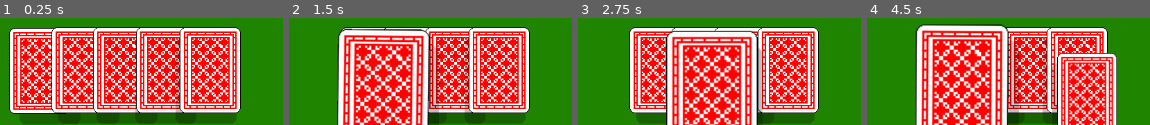
Above: before the commit, frames 1-4 (left to right).
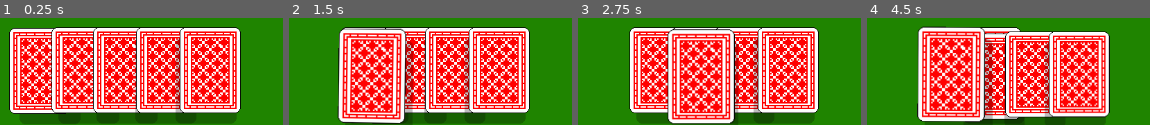
Above: after the commit, the same moments.

Repository: Dstough/card-game
Game: Godot game, scene res://scenes/Board.tscn
Two runs of this game, one before a commit and one after it. Both use one fixed random seed, a clock stepped at 60 frames per second and the inputs below.
Inputs (mouse positions are in pixels of both pictures, inside the frame that each line leads up to):
- Up to frame 1 (0.25 s): no input
- Up to frame 2 (1.5 s): click (328, 70) at 0.5 s; click (371, 70) at 1.25 s
- Up to frame 3 (2.75 s): click (702, 70) at 2 s
- Up to frame 4 (4.5 s): click (1033, 70) at 2.75 s; click (1076, 70) at 3.5 s; click (949, 70) at 4.25 s

The runs differ from the first frame. In frame 2, 25% of the frame differs, in the area x 16-54%, y 9-100%; in frame 3, 24%; in frame 4, 51%, in the area x 16-89%, y 5-100%.

Commit message:
Added burn away effect and fixed shadows a bit

Diff:
--- /dev/null
+++ b/materials/2d_perspective.tres
@@ -0,0 +1,12 @@
+[gd_resource type="ShaderMaterial" load_steps=2 format=3 uid="uid://bl4bs0vvvpve5"]
+
+[ext_resource type="Shader" path="res://shaders/2d_perspective.gdshader" id="1_43qyg"]
+
+[resource]
+resource_local_to_scene = true
+shader = ExtResource("1_43qyg")
+shader_parameter/fov = 90.0
+shader_parameter/cull_back = true
+shader_parameter/y_rot = 8.55e-06
+shader_parameter/x_rot = 8.55e-06
+shader_parameter/inset = 0.0
--- /dev/null
+++ b/materials/burn_away.tres
@@ -0,0 +1,18 @@
+[gd_resource type="ShaderMaterial" load_steps=4 format=3 uid="uid://dvvnq0vynjqf2"]
+
+[ext_resource type="Shader" path="res://shaders/burn_away.gdshader" id="1_kw433"]
+
+[sub_resource type="FastNoiseLite" id="FastNoiseLite_5dq87"]
+frequency = 0.0027
+
+[sub_resource type="NoiseTexture2D" id="NoiseTexture2D_xn1mp"]
+invert = true
+noise = SubResource("FastNoiseLite_5dq87")
+
+[resource]
+resource_local_to_scene = true
+shader = ExtResource("1_kw433")
+shader_parameter/dissolve_value = 1.0
+shader_parameter/burn_size = 0.1
+shader_parameter/burn_color = Color(1, 0.806, 0.03, 1)
+shader_parameter/dissolve_texture = SubResource("NoiseTexture2D_xn1mp")
--- a/scenes/card.tscn
+++ b/scenes/card.tscn
@@ -2,16 +2,8 @@
 
 [ext_resource type="Texture2D" uid="uid://c4a6otmqawo51" path="res://assets/Card_Back_Red.png" id="1_q2eq1"]
 [ext_resource type="Script" path="res://scripts/card.gd" id="1_q6g3j"]
-[ext_resource type="Shader" path="res://shaders/2d_perspective.gdshader" id="2_ukg5a"]
-
-[sub_resource type="ShaderMaterial" id="ShaderMaterial_yepu1"]
-resource_local_to_scene = true
-shader = ExtResource("2_ukg5a")
-shader_parameter/fov = 90.0
-shader_parameter/cull_back = true
-shader_parameter/y_rot = 8.55e-06
-shader_parameter/x_rot = 8.55e-06
-shader_parameter/inset = 0.0
+[ext_resource type="Texture2D" uid="uid://t80j0tamyix3" path="res://assets/Card_Shadow.png" id="2_hp3dw"]
+[ext_resource type="Material" uid="uid://bl4bs0vvvpve5" path="res://materials/2d_perspective.tres" id="3_qbut0"]
 
 [node name="Card" type="Button"]
 self_modulate = Color(1, 1, 1, 0)
@@ -19,17 +11,20 @@
 offset_right = 88.0
 offset_bottom = 124.0
 script = ExtResource("1_q6g3j")
+scale_amount = 1.1
+angle_x_max = 10.0
+angle_y_max = 10.0
 
 [node name="CardShadow" type="TextureRect" parent="."]
-modulate = Color(0, 0, 0, 0.235294)
+material = ExtResource("3_qbut0")
 layout_mode = 0
 offset_top = 15.0
 offset_right = 88.0
 offset_bottom = 139.0
-texture = ExtResource("1_q2eq1")
+texture = ExtResource("2_hp3dw")
 
 [node name="CardTexture" type="TextureRect" parent="."]
-material = SubResource("ShaderMaterial_yepu1")
+material = ExtResource("3_qbut0")
 layout_mode = 0
 offset_right = 88.0
 offset_bottom = 124.0
--- a/scripts/GameManager.gd
+++ b/scripts/GameManager.gd
@@ -1,4 +1 @@
 extends Node
-
-
-@export var local_player_is_holding_card: bool = false
--- a/scripts/card.gd
+++ b/scripts/card.gd
@@ -16,16 +16,20 @@
 var card_texture: TextureRect
 var card_shadow: TextureRect
 
+var burning_material: Material
+
 var tween_rotation: Tween
 var tween_hover: Tween
 var tween_tilt: Tween
 var tween_lean: Tween
+var tween_destroy: Tween
 
 var original_scale: Vector2
 var velocity: Vector2
 var last_position: Vector2
 
 var following_mouse: bool
+var being_destroyed: bool
 
 var displacement: float
 var oscillator_velocity: float
@@ -42,6 +46,7 @@
 	following_mouse = false;
 	original_scale = scale
 	pivot_offset = Vector2(size.x / 2, size.y / 2)
+	burning_material = load("res://materials/burn_away.tres").duplicate()
 
 
 func _process(_delta):
@@ -51,7 +56,7 @@
 
 
 func _on_gui_input(_event):
-	handle_mouse_click(_event)
+	handle_mouse_clicks(_event)
 	handle_card_tilting()
 
 
@@ -85,17 +90,23 @@
 	card_shadow.position.x = lerp(0.0, -sign(distance) * max_offset_shadow, abs(distance / (center.x)))
 
 
-func handle_mouse_click(event):
+func handle_mouse_clicks(event):
 	if not event is InputEventMouseButton:
 		return
 
 	if event.is_pressed():
+
+		if not being_destroyed:
+			match event.button_index:
+				MOUSE_BUTTON_RIGHT:
+					being_destroyed = true;
+					destory()
+					return
+
 		following_mouse = true
-		GameManager.local_player_is_holding_card = true
 		self.get_parent().move_child(self, -1)
 	else:
 		following_mouse = false
-		GameManager.local_player_is_holding_card = false
 		lean_to(0)
 
 
@@ -169,3 +180,18 @@
 
 
 #endregion
+
+#region commands
+
+func destory():
+	card_texture.material = burning_material
+	card_shadow.material = burning_material
+
+	if tween_destroy and tween_destroy.is_running():
+		tween_destroy.kill()
+	tween_destroy = create_tween().set_ease(Tween.EASE_OUT).set_trans(Tween.TRANS_BACK)
+	tween_destroy.tween_property(burning_material, "shader_parameter/dissolve_value", 0.0, 2)
+	tween_destroy.tween_callback(queue_free)
+
+
+#endregion
--- /dev/null
+++ b/shaders/burn_away.gdshader
@@ -0,0 +1,20 @@
+shader_type canvas_item;
+
+uniform sampler2D dissolve_texture : source_color;
+uniform float dissolve_value : hint_range(0,1);
+uniform float burn_size: hint_range(0.0, 1.0, 0.01);
+uniform vec4 burn_color: source_color;
+
+void fragment(){
+    vec4 main_texture = texture(TEXTURE, UV);
+    vec4 noise_texture = texture(dissolve_texture, UV);
+
+	// This is needed to avoid keeping a small burn_color dot with dissolve being 0 or 1
+	// is there another way to do it?
+	float burn_size_step = burn_size * step(0.001, dissolve_value) * step(dissolve_value, 0.999);
+	float threshold = smoothstep(noise_texture.x-burn_size_step, noise_texture.x, dissolve_value);
+	float border = smoothstep(noise_texture.x, noise_texture.x + burn_size_step, dissolve_value);
+
+	COLOR.a *= threshold;
+	COLOR.rgb = mix(burn_color.rgb, main_texture.rgb, border);
+}
Binary file added: assets/Card_Shadow.png
Not shown, added: assets/Card_Shadow.png.import
